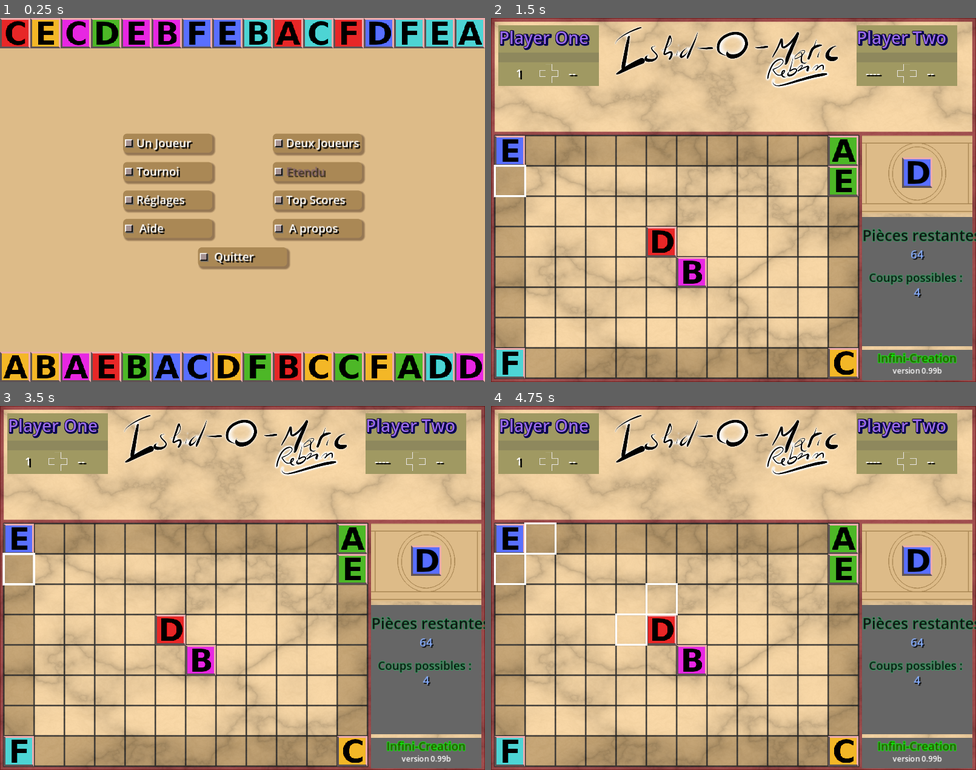
Above: before the commit, frames 1-4 (two rows, left to right).
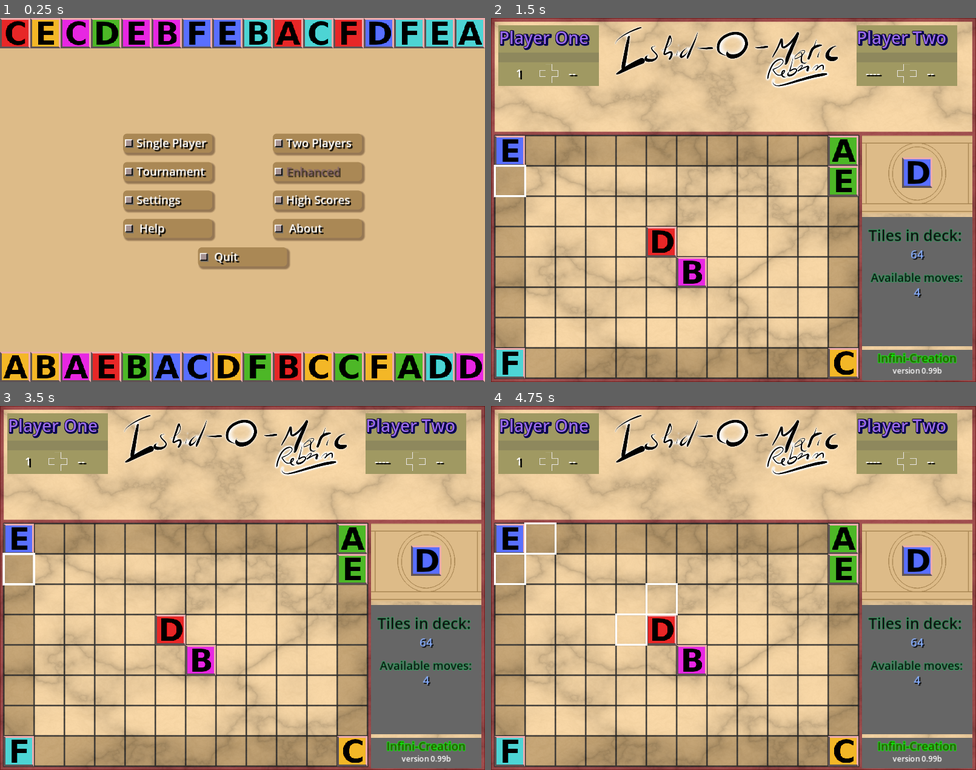
Above: after the commit, the same moments.

Repository: Infini-Creation/Ishid-O-Matic_Reborn
Game: Godot game, scene res://Scenes/the_origin.tscn
The game is run twice, just before and just after one commit, with the same random seed, the same clock (stepped at 60 frames per second) and the same inputs.
Inputs (mouse positions are in pixels of both pictures, inside the frame that each line leads up to):
- Up to frame 1 (0.25 s): no input
- Up to frame 2 (1.5 s): click (660, 141) at 0.52 s; tap Enter at 1.25 s; move the mouse to (840, 181) at 1.27 s; hold H (Highlight_Mode) from 1.28 s (still down); click (840, 181) at 1.42 s
- Up to frame 3 (3.5 s): move the mouse to (145, 606) at 2.02 s; release H (Highlight_Mode) at 2.03 s; tap R (Redo) at 2.1 s; click (145, 606) at 2.17 s; move the mouse to (291, 507) at 2.77 s; hold U (Undo) from 2.78 s (still down); click (291, 507) at 2.92 s
- Up to frame 4 (4.75 s): tap Space at 3.5 s; move the mouse to (709, 660) at 3.52 s; release U (Undo) at 3.53 s; tap H (Highlight_Mode) at 3.6 s; click (709, 660) at 3.67 s; tap Enter at 4.25 s; move the mouse to (879, 642) at 4.27 s; hold R (Redo) from 4.28 s (still down); click (879, 642) at 4.42 s

The runs differ from the first frame. In frame 1, 1.7% of the frame differs, in the area x 28-75%, y 33-68%; in frame 2, 0.8%; in frame 3, 0.8%; in frame 4, 0.8%.
Error in both runs: Invalid assignment of property or key 'numberOfPlayers' with value of type 'int' on a base object of type 'null instance'. (res://Scripts/Game.gd:106)

Commit message:
Update project.godot
-add one translation file
-two debug key added (temporary)

Diff:
--- a/project/project.godot
+++ b/project/project.godot
@@ -69,11 +69,20 @@
 "events": [Object(InputEventKey,"resource_local_to_scene":false,"resource_name":"","device":-1,"window_id":0,"alt_pressed":false,"shift_pressed":false,"ctrl_pressed":false,"meta_pressed":false,"pressed":false,"keycode":0,"physical_keycode":82,"key_label":0,"unicode":114,"echo":false,"script":null)
 ]
 }
+debug_win={
+"deadzone": 0.5,
+"events": [Object(InputEventKey,"resource_local_to_scene":false,"resource_name":"","device":-1,"window_id":0,"alt_pressed":false,"shift_pressed":false,"ctrl_pressed":true,"meta_pressed":false,"pressed":false,"keycode":0,"physical_keycode":90,"key_label":0,"unicode":0,"echo":false,"script":null)
+]
+}
+debug_loss={
+"deadzone": 0.5,
+"events": [Object(InputEventKey,"resource_local_to_scene":false,"resource_name":"","device":-1,"window_id":0,"alt_pressed":false,"shift_pressed":false,"ctrl_pressed":true,"meta_pressed":false,"pressed":false,"keycode":0,"physical_keycode":76,"key_label":0,"unicode":0,"echo":false,"script":null)
+]
+}
 
 [internationalization]
 
-locale/translations=PackedStringArray("res://Internationalization/translations.en.translation", "res://Internationalization/translations.fr.translation")
-locale/test="fr"
+locale/translations=PackedStringArray("res://Internationalization/translations.en.translation", "res://Internationalization/translations.fr.translation", "res://Internationalization/translations.cn.translation")
 
 [rendering]
 
